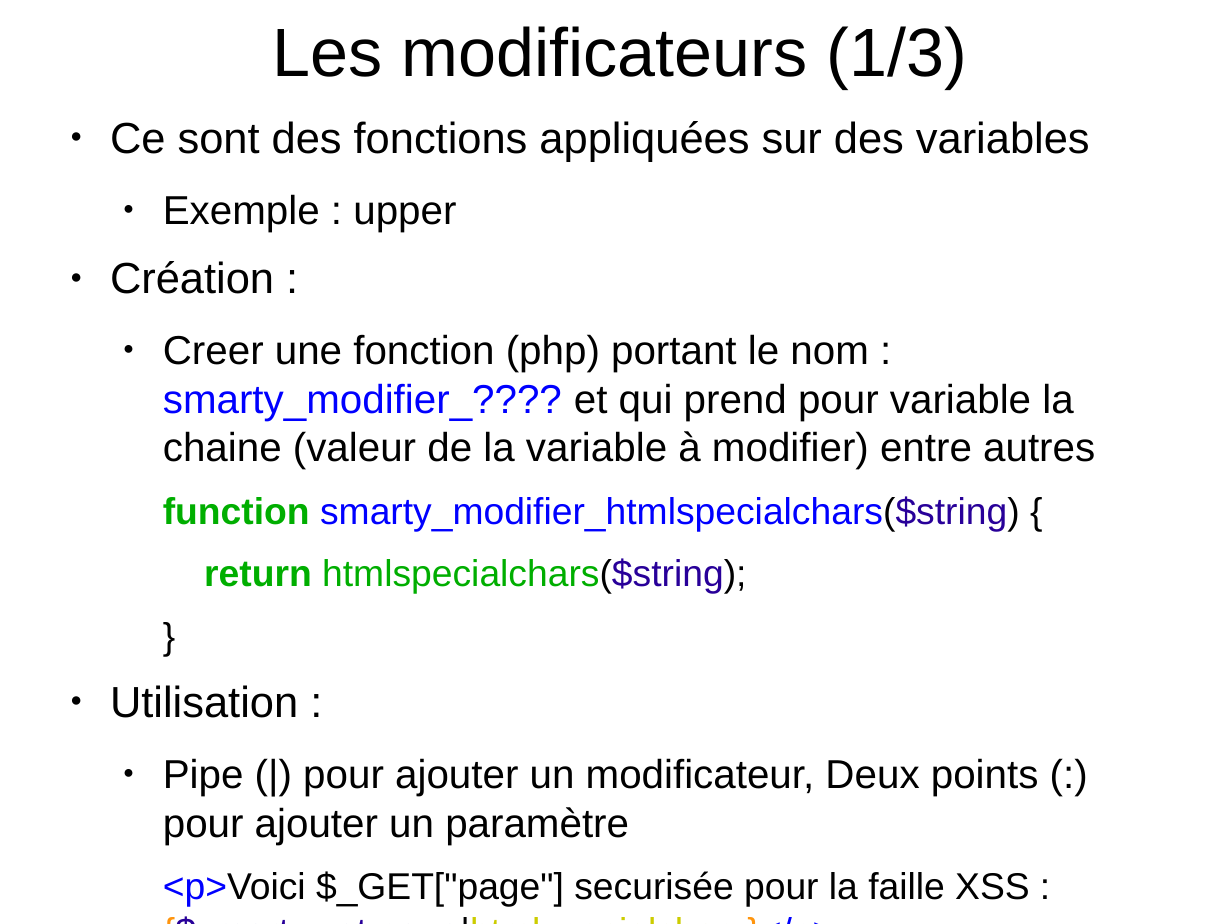
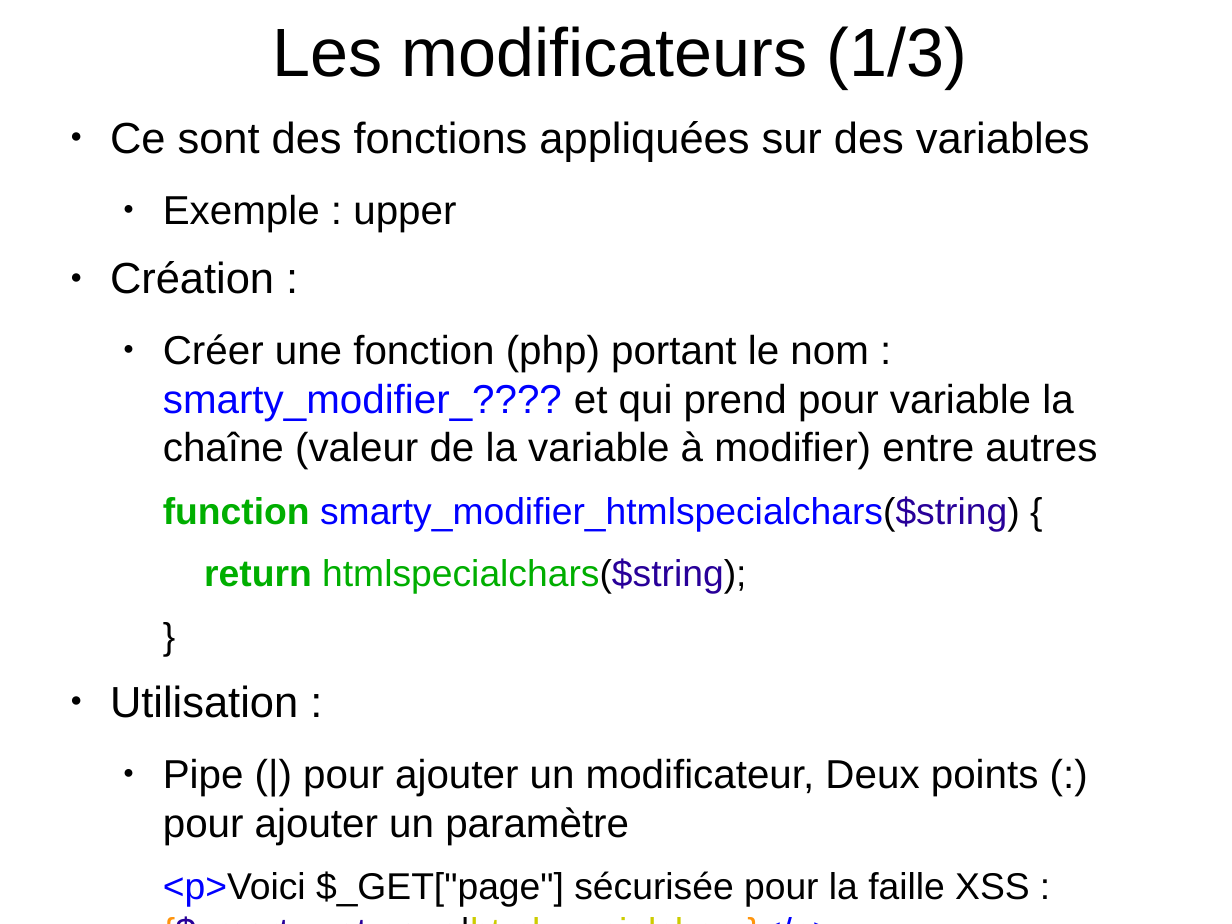
Before and after one commit to sion77/Bob-Project, a slide deck: slide 10 of docs/smarty.odp. Drawn at 1232x924 pixels with LibreOffice and Linux fonts; fonts in the diff are those of the drawing. Boxes give left, top, right and bottom in pixels: in the first picture for what was removed or moved away, otherwise in the second. Text is boxed around its words. In the diff, an @@ line names an element or a change of style, - is before the commit and + after.

```diff
--- a/docs/smarty.odp
+++ b/docs/smarty.odp
@@ text at (163,334,1097,469): text changed @@
-  ● Creer une fonction (php) portant le nom : smarty_modifier_???? et qui prend pour variable la chaine (valeur de la variable à modifier) entre autres
+  ● Créer une fonction (php) portant le nom : smarty_modifier_???? et qui prend pour variable la chaîne (valeur de la variable à modifier) entre autres
@@ text at (163,871,1029,907): text changed @@
-  <p>Voici $_GET["page"] securisée pour la faille XSS : {$smarty.get.page|htmlspecialchars}</p>
+  <p>Voici $_GET["page"] sécurisée pour la faille XSS : {$smarty.get.page|htmlspecialchars}</p>
```
Also in this commit, not shown: 18 other slides changed.
